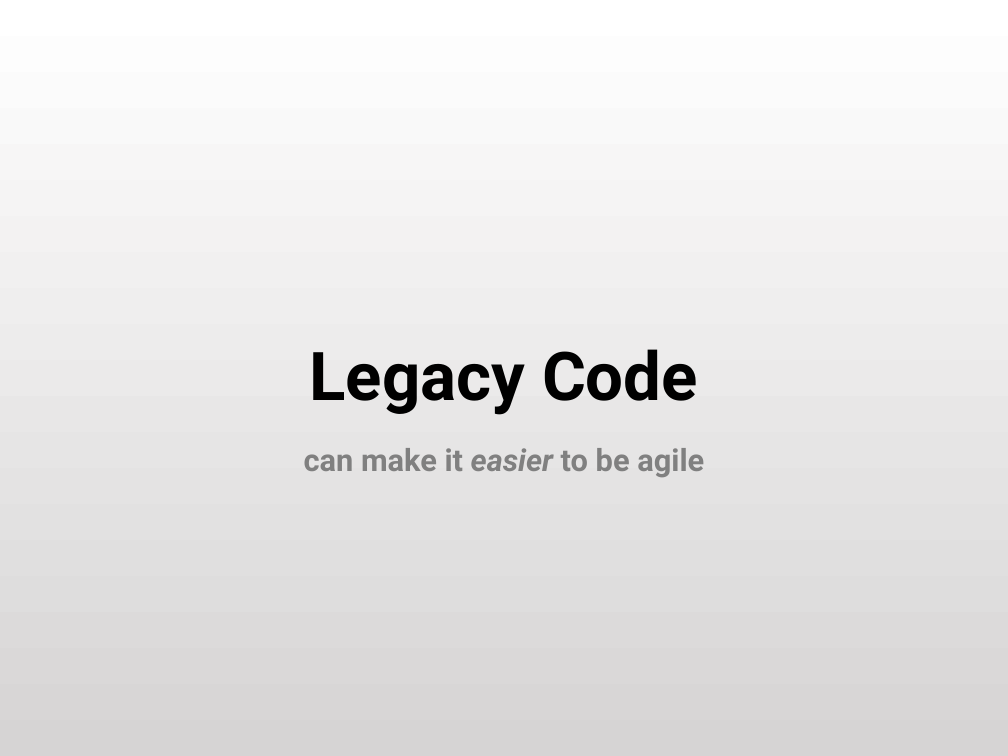
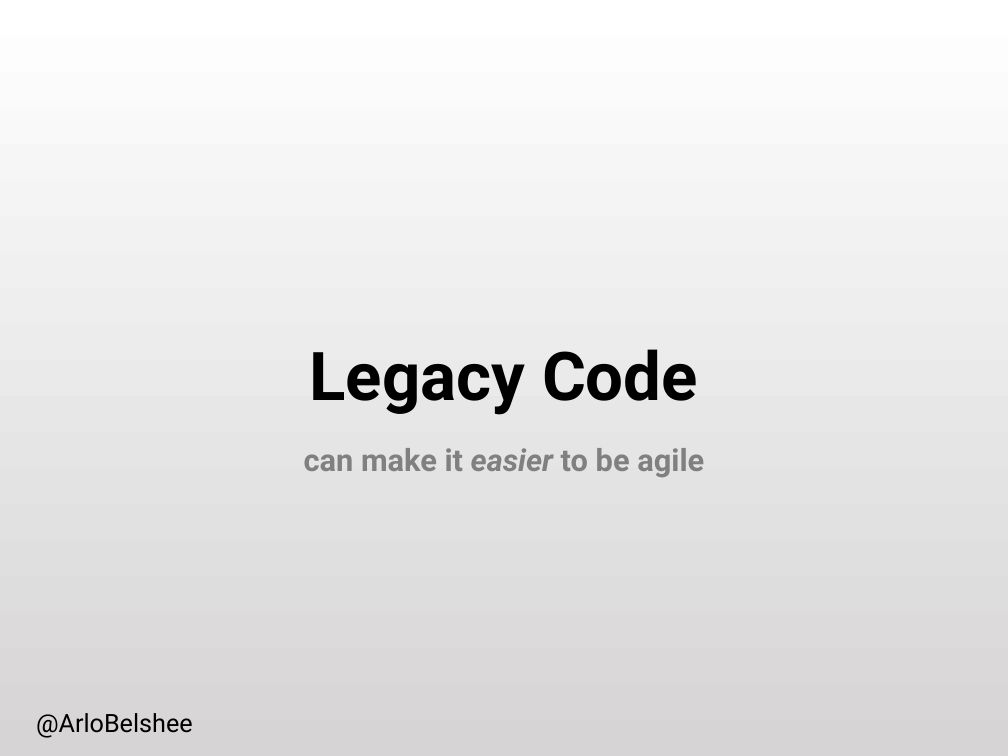
Before and after one commit to arlobelshee/Presentations, a slide deck: slide 1 of legacy_code/israel17_handling_legacy_code.pptx. Drawn at 1008x756 pixels with LibreOffice and Linux fonts; fonts in the diff are those of the drawing; background and template pictures are left out. Boxes give left, top, right and bottom in pixels: in the first picture for what was removed or moved away, otherwise in the second. Text is boxed around its words. In the diff, an @@ line names an element or a change of style, - is before the commit and + after.

```diff
--- a/legacy_code/israel17_handling_legacy_code.pptx
+++ b/legacy_code/israel17_handling_legacy_code.pptx
@@ text added at bbox=[36, 713, 193, 738], 18 pt, text #000000 @@
+@ArloBelshee
```
Also in this commit, not shown: 1 slide added, 2 slides removed.
